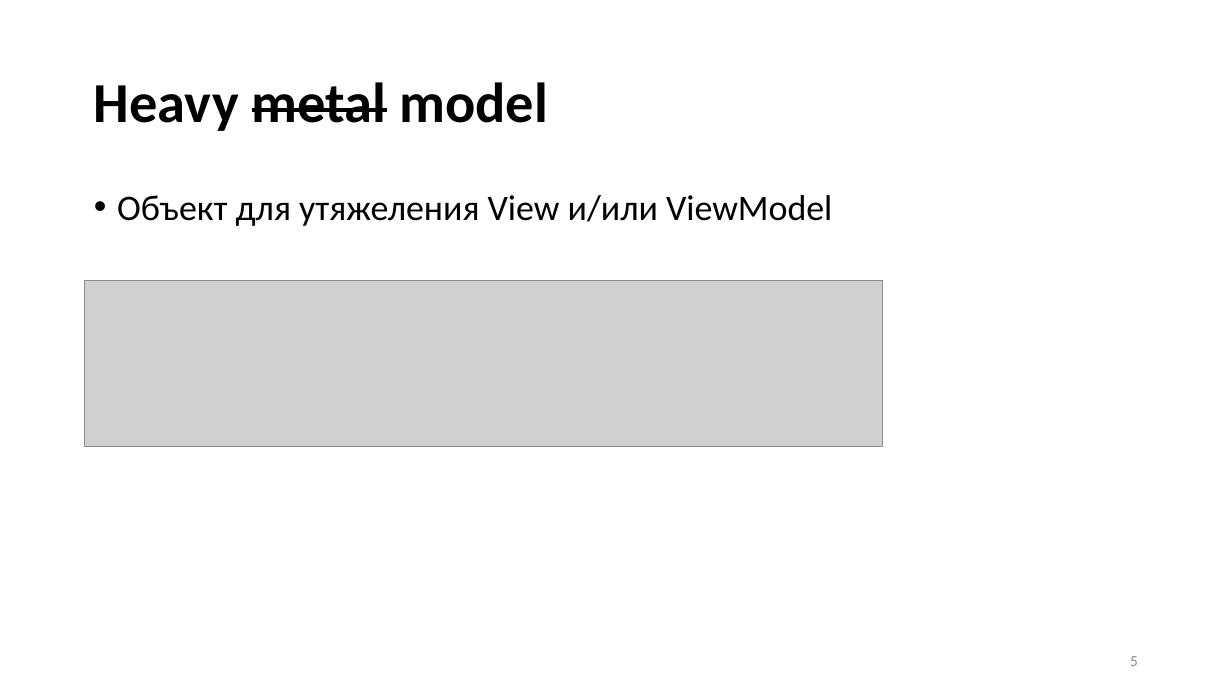
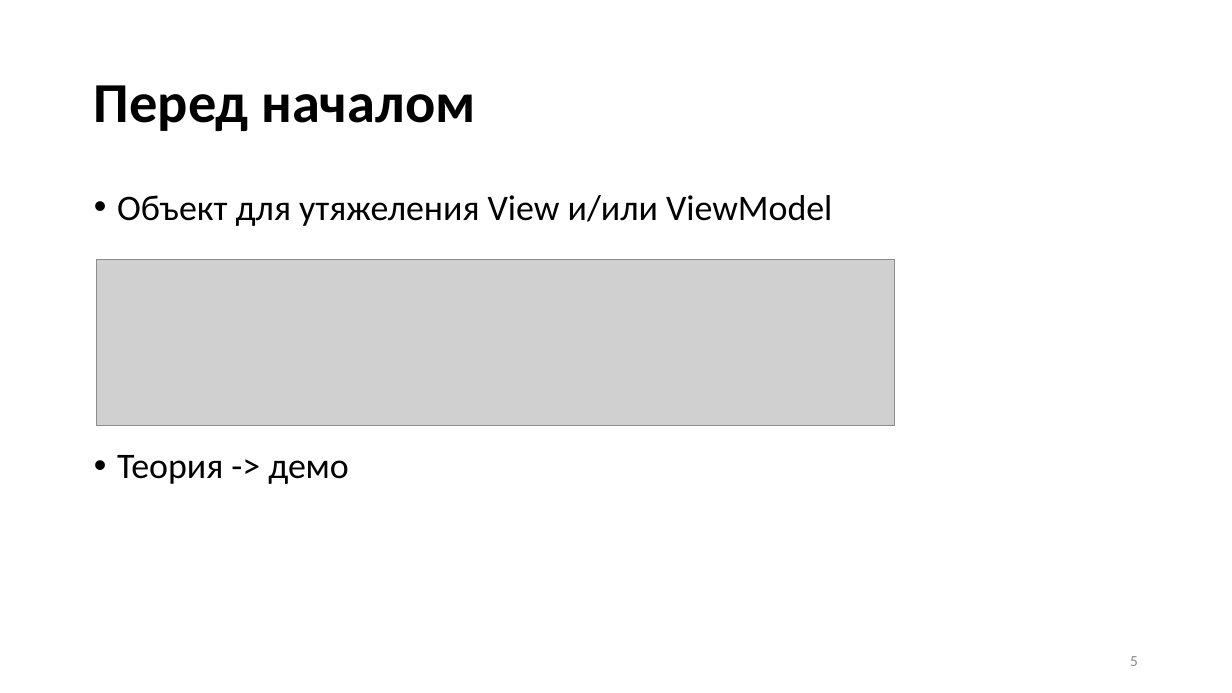
Before and after one commit to Talrandel/MemoryLeak, a slide deck: slide 5 of Утечки памяти.pptx. Drawn at 1232x693 pixels with LibreOffice and Linux fonts; fonts in the diff are those of the drawing; grey boxes stand for pictures. Boxes give left, top, right and bottom in pixels: in the first picture for what was removed or moved away, otherwise in the second. Text is boxed around its words. In the diff, an @@ line names an element or a change of style, - is before the commit and + after.

```diff
--- a/Утечки памяти.pptx
+++ b/Утечки памяти.pptx
@@ title at (x1=94, y1=85, x2=475, y2=131): text changed @@
-Heavy metal model
+Перед началом
@@ picture moved from (x1=85, y1=280, x2=884, y2=446) to (x1=96, y1=259, x2=895, y2=425) @@
@@ text at (x1=117, y1=455, x2=349, y2=484): paragraph added @@
+• Теория -> демо
```
Also in this commit, not shown: 1 other slide changed, 1 slide added.
